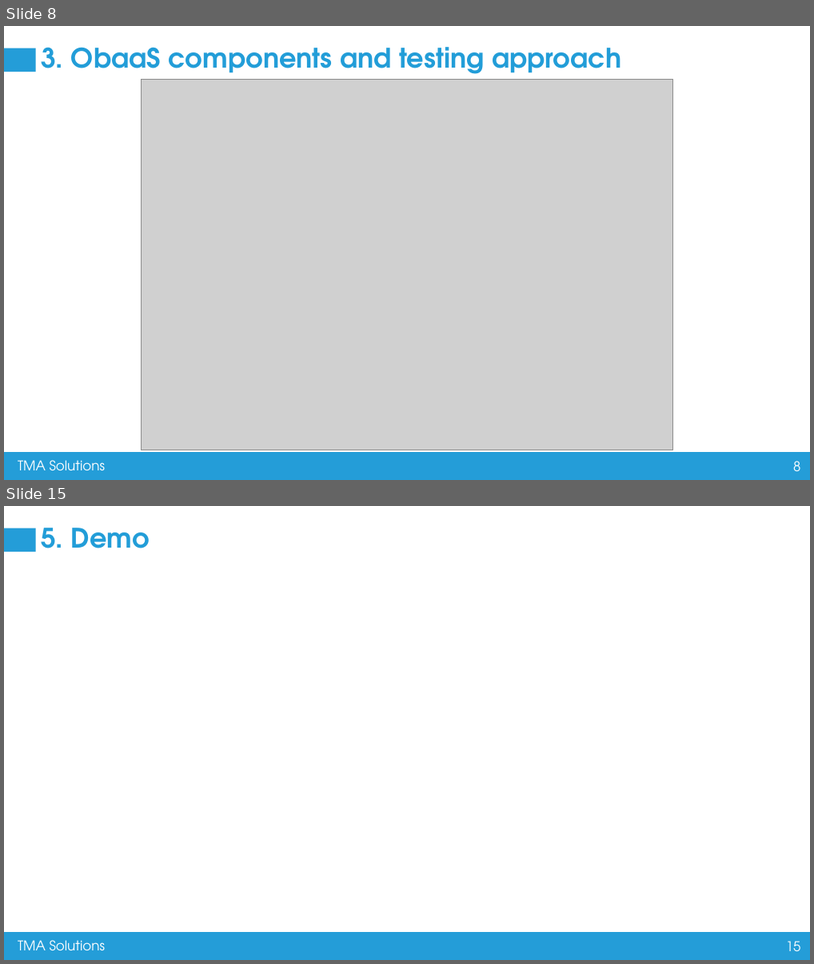
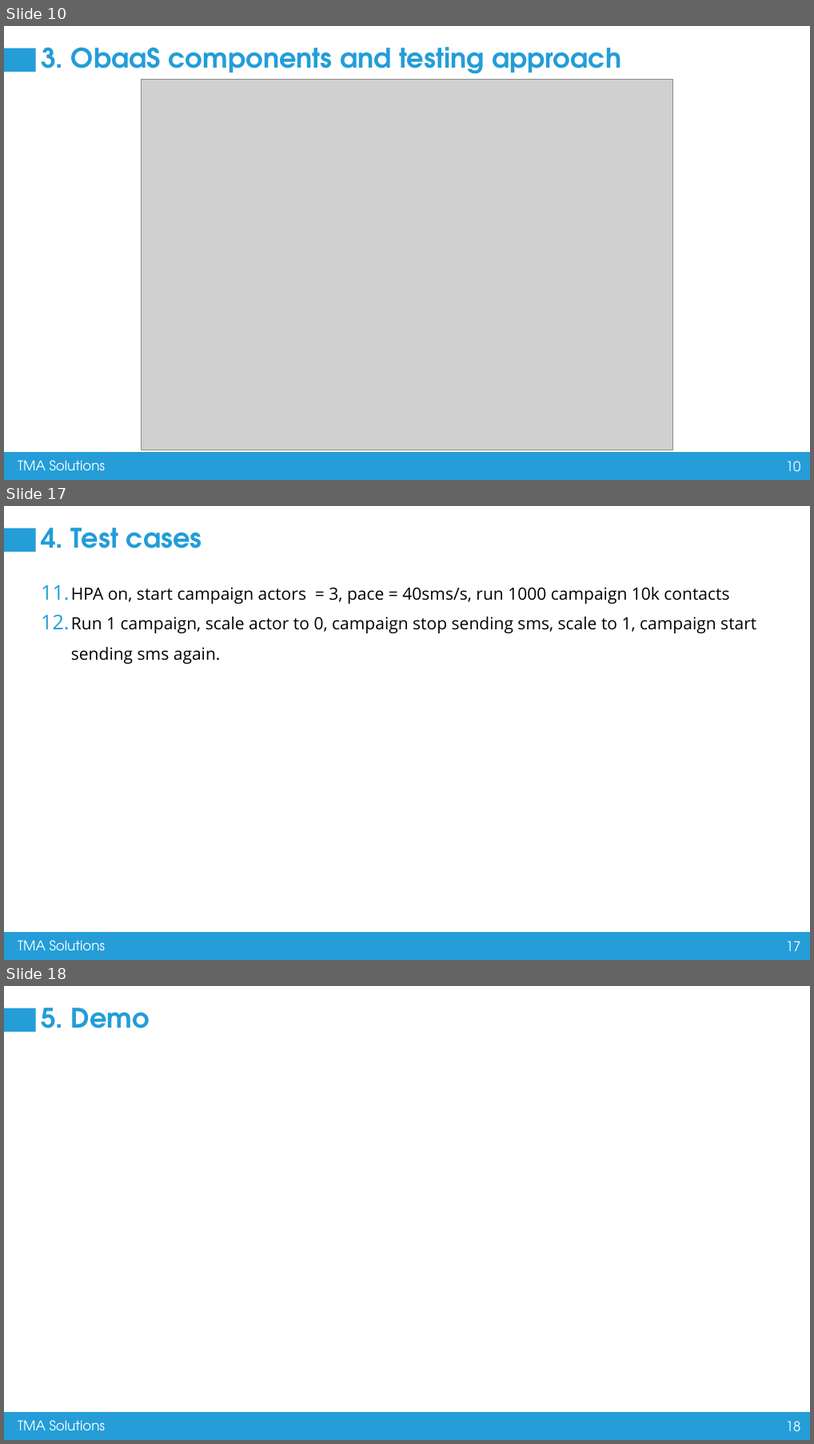
Before and after one commit to nguyenvanhuy0612/flutter_training, a slide deck: Containerization and Microservices Testing.pptx. Shown one above the other, each under a label of ours: slides 8 and 15 before the commit, slides 10, 17 and 18 after it; the slides between them are not shown. The pictures are 814x964 and 814x1444 pixels, drawn with LibreOffice and Linux fonts; fonts in the diff are those of the drawing; grey boxes stand for pictures. Boxes give left, top, right and bottom in pixels: in the first picture for what was removed or moved away, otherwise in the second. Text is boxed around its words. In the diff, an @@ line names an element or a change of style, - is before the commit and + after.

```diff
--- a/Containerization and Microservices Testing.pptx
+++ b/Containerization and Microservices Testing.pptx
@@ slide 17 added at bbox=[4, 506, 810, 960], background #FFFFFF; not listed: 4 template elements that a slide beside it also shows @@
@@ title added at bbox=[41, 528, 202, 548], 32 pt, text #229DD8, bold @@
+4. Test cases
@@ text added at bbox=[71, 587, 757, 664], 20 pt, text #000000 @@
+11. HPA on, start campaign actors = 3, pace = 40sms/s, run 1000 campaign 10k contacts
+12. Run 1 campaign, scale actor to 0, campaign stop sending sms, scale to 1, campaign start sending sms again.
@@ what was slide 8 is now slide 10 @@
@@ page number at bbox=[786, 460, 802, 471]: text changed @@
-8
+10
@@ what was slide 15 is now slide 18 @@
@@ page number at bbox=[786, 1420, 802, 1431]: text changed @@
-15
+18
```
Also in this commit, not shown: 5 slides changed, 8 other slides added, 13 slides removed.
